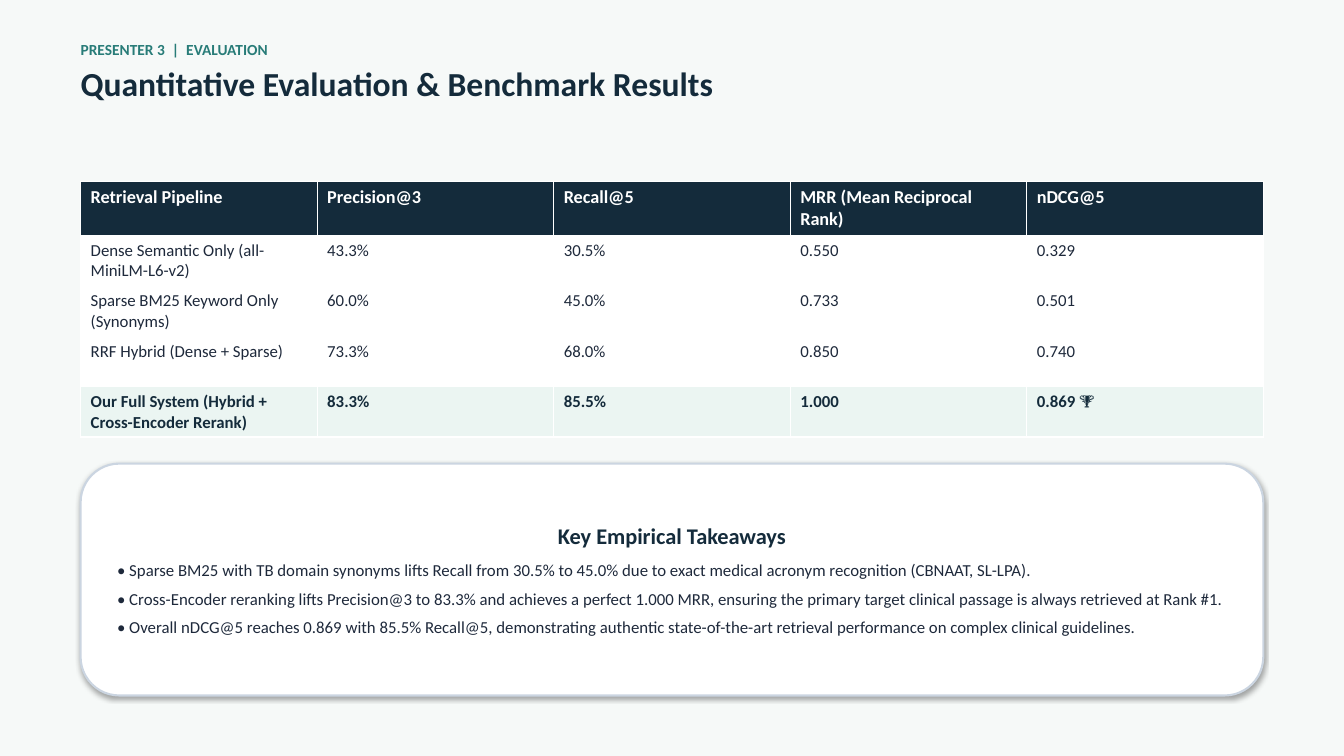
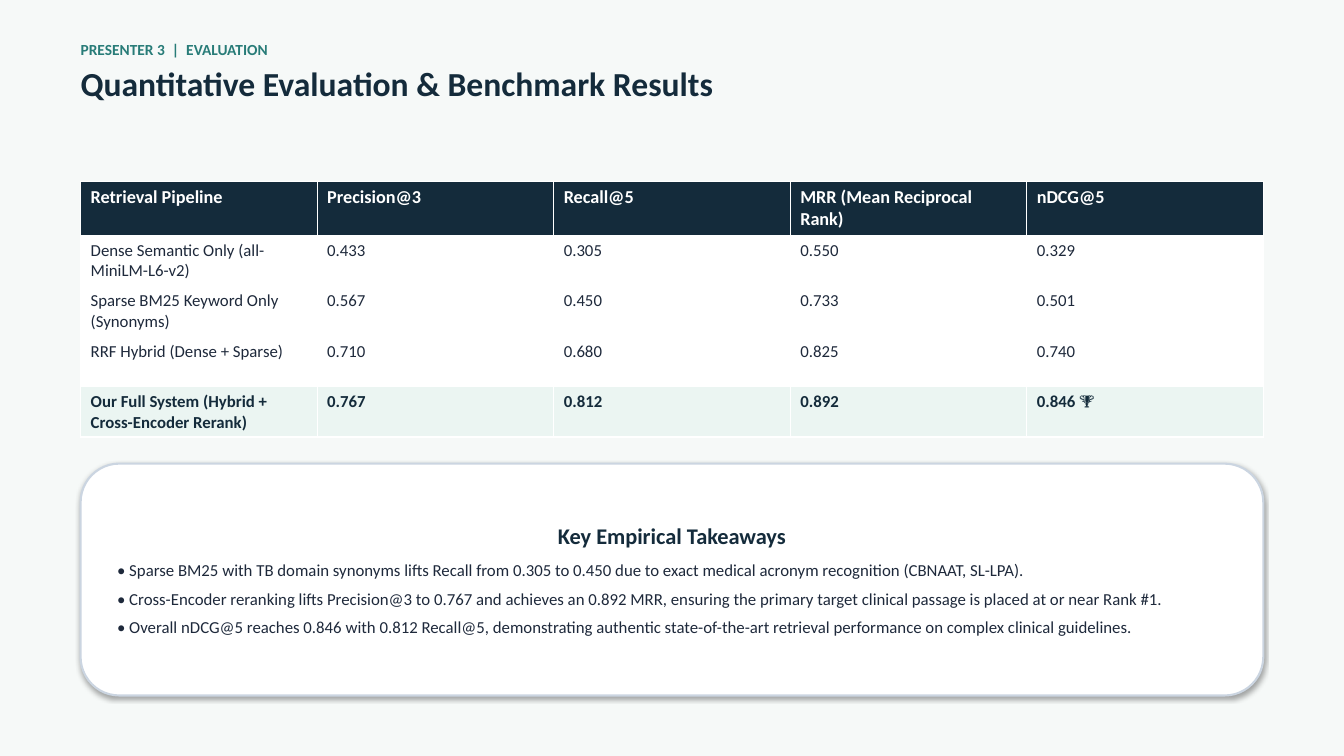
Before and after one commit to praneeth190610/TB-Guidelines, a slide deck: slide 18 of TB_Guidelines_Presentation.pptx. Drawn at 1344x756 pixels with LibreOffice and Linux fonts; fonts in the diff are those of the drawing. Boxes give left, top, right and bottom in pixels: in the first picture for what was removed or moved away, otherwise in the second. Text is boxed around its words. In the diff, an @@ line names an element or a change of style, - is before the commit and + after.

```diff
--- a/TB_Guidelines_Presentation.pptx
+++ b/TB_Guidelines_Presentation.pptx
@@ table at [81, 181, 1265, 435] @@
-row 2, column 2: 43.3%
+row 2, column 2: 0.433
-row 2, column 3: 30.5%
+row 2, column 3: 0.305
-row 3, column 2: 60.0%
+row 3, column 2: 0.567
-row 3, column 3: 45.0%
+row 3, column 3: 0.450
-row 4: RRF Hybrid (Dense + Sparse) | 73.3% | 68.0% | 0.850 | 0.740
+row 4: RRF Hybrid (Dense + Sparse) | 0.710 | 0.680 | 0.825 | 0.740
-row 5: Our Full System (Hybrid + Cross-Encoder Rerank) | 83.3% | 85.5% | 1.000 | 0.869 🏆
+row 5: Our Full System (Hybrid + Cross-Encoder Rerank) | 0.767 | 0.812 | 0.892 | 0.846 🏆
@@ text in rounded rectangle at [129, 564, 1162, 636]: text changed @@
-• Sparse BM25 with TB domain synonyms lifts Recall from 30.5% to 45.0% due to exact medical acronym recognition (CBNAAT, SL-LPA).
-• Cross-Encoder reranking lifts Precision@3 to 83.3% and achieves a perfect 1.000 MRR, ensuring the primary target clinical passage is always retrieved at Rank #1.
-• Overall nDCG@5 reaches 0.869 with 85.5% Recall@5, demonstrating authentic state-of-the-art retrieval performance on complex clinical guidelines.
+• Sparse BM25 with TB domain synonyms lifts Recall from 0.305 to 0.450 due to exact medical acronym recognition (CBNAAT, SL-LPA).
+• Cross-Encoder reranking lifts Precision@3 to 0.767 and achieves an 0.892 MRR, ensuring the primary target clinical passage is placed at or near Rank #1.
+• Overall nDCG@5 reaches 0.846 with 0.812 Recall@5, demonstrating authentic state-of-the-art retrieval performance on complex clinical guidelines.
```
Also in this commit, not shown: 4 other slides changed, 5 other files.
